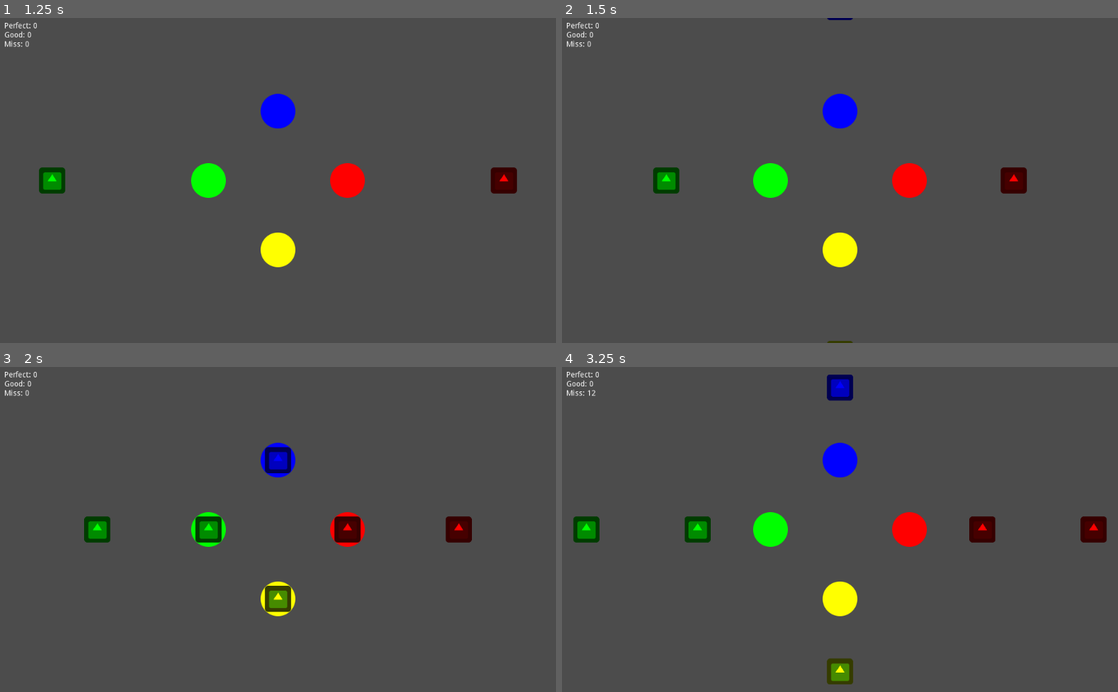
Above: before the commit, frames 1-4 (two rows, left to right).
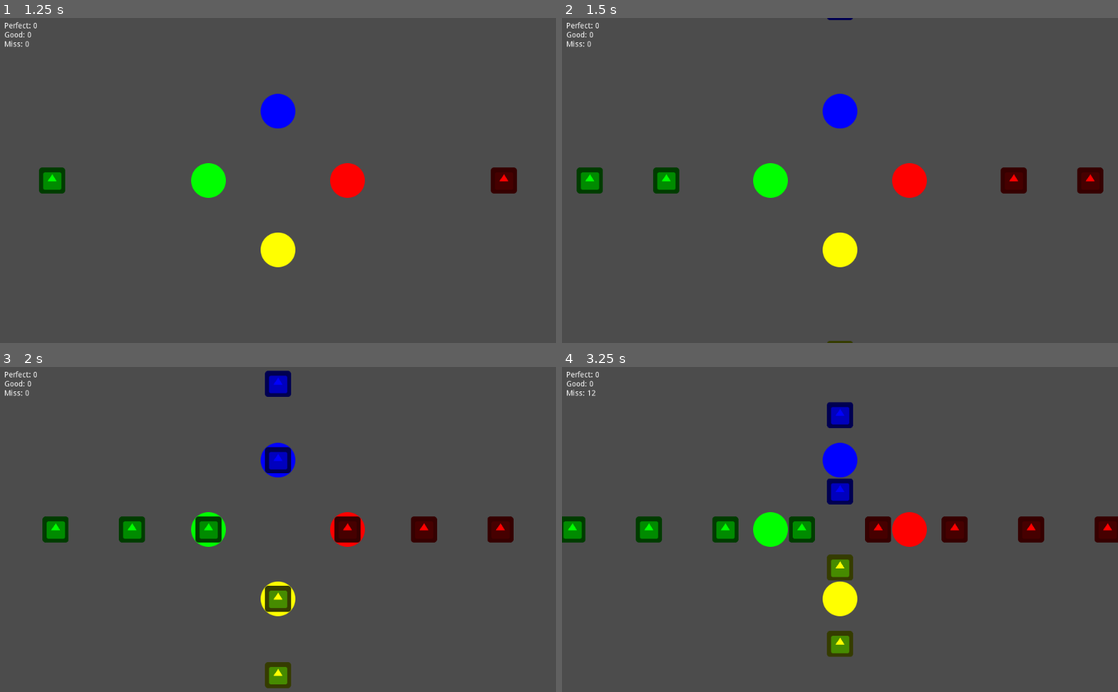
Above: after the commit, the same moments.

Repository: RedSatura/rhythm-game-1
Game: Godot game, scene res://scenes/testing_scene.tscn
Same seed, same stepped clock (60 frames per second), same inputs: the game is played once before the commit and once after it. This scene is started directly instead of the project's main scene. The engine's default icon, where the game draws it, is replaced by a stand-in: a white triangle on a blue panel in a dark square. Sound files missing from this copy of the repository are replaced by a short silence.
Inputs:
- Up to frame 1 (1.25 s): tap Enter at 0.5 s
- Up to frame 2 (1.5 s): no input
- Up to frame 3 (2 s): no input
- Up to frame 4 (3.25 s): no input

Frame 1 is identical in both runs. In frame 2, 0.8% of the frame differs, in the area x 2-98%, y 45-55%; in frame 3, 3.0%; in frame 4, 6.1%, in the area x 0-100%, y 2-98%.

Commit message:
add file reading

Diff:
--- a/scenes/hitspots/hit_spot/hit_spot.tscn
+++ b/scenes/hitspots/hit_spot/hit_spot.tscn
@@ -24,7 +24,7 @@
 script = ExtResource( 1 )
 input = "hitspot_1"
 note_speed = 1.0
-note_spawn_interval = 0.522
+note_spawn_interval = 0.366
 
 [node name="Pivot" type="Position2D" parent="."]
 
--- /dev/null
+++ b/scenes/song_manager.gd
@@ -0,0 +1,25 @@
+extends Node2D
+
+export(String, FILE) var song_path = ""
+
+var song_content_starter = "MagentaSongFormatStart"
+
+var file_content = ""
+var song_content = ""
+
+func _ready():
+	initialize_file()
+	get_song_content()
+
+func initialize_file():
+	var file = File.new()
+	if file.file_exists(song_path):
+		file.open(song_path, File.READ)
+		file_content = file.get_as_text()
+		file.close()
+	else:
+		pass
+
+func get_song_content():
+	var song_content_position = file_content.find(song_content_starter) + song_content_starter.length()
+	print(song_content_position)
--- /dev/null
+++ b/scenes/song_manager.tscn
@@ -0,0 +1,20 @@
+[gd_scene load_steps=4 format=2]
+
+[ext_resource path="res://scenes/song_manager.gd" type="Script" id=1]
+[ext_resource path="res://scenes/hitspots/hitspots.tscn" type="PackedScene" id=2]
+[ext_resource path="res://scenes/conductor/conductor.tscn" type="PackedScene" id=3]
+
+[node name="SongManager" type="Node2D"]
+script = ExtResource( 1 )
+song_path = "res://songs/test_song/test_song.masf"
+
+[node name="HitSpots" parent="." instance=ExtResource( 2 )]
+
+[node name="Conductor" parent="." instance=ExtResource( 3 )]
+
+[node name="Label" type="Label" parent="."]
+margin_right = 512.0
+margin_bottom = 384.0
+__meta__ = {
+"_edit_use_anchors_": false
+}
Not shown, added: songs/test_song/tvari-tokyo-cafe-159065.mp3.import
Not shown, added: songs/test_song/test_song.masf
Not shown, added: songs/test_song/tvari-tokyo-cafe-159065.mp3
